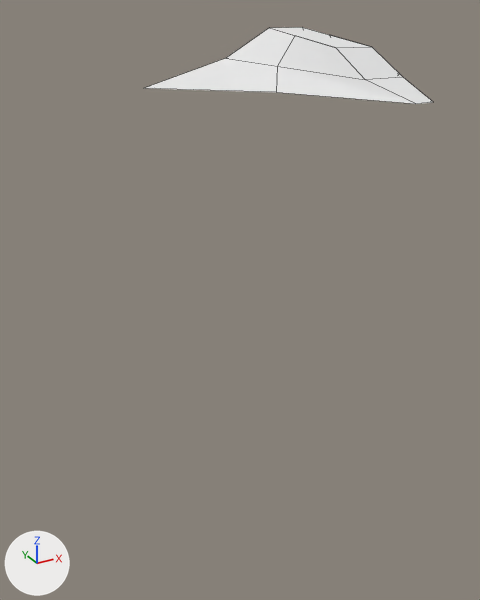
One commit to the OBJ model app/src/main/assets/inimigoc.obj: the scene before it, then after it.
Before and after are seen from a 50 mm lens placed at (-0.251, -0.361, 0.063), pointed at (-0.07, -0.031, -0.102). Arrows for +X, +Y and +Z are at lower left; the lights stay in place. Mesh edges are drawn as thin lines. Where no turn or scale is listed for an object, it has been applied to the vertices. Vertices at the same position are counted once.
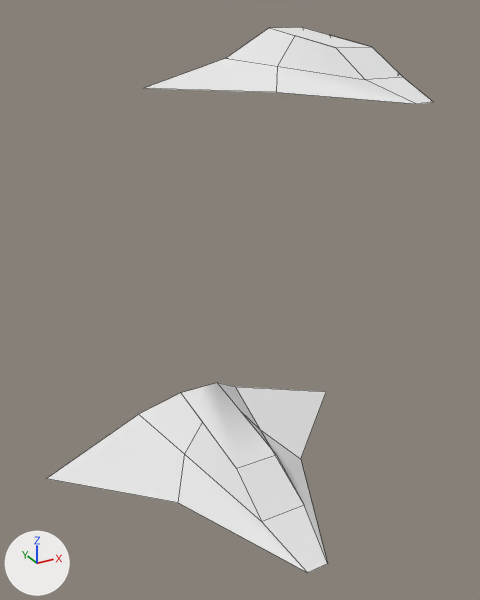
Location of each change, (x1, y1, x2, y2) in pixels of the pictures (480 x 600 px):
'Cube', reshaped (34% wider, 601% taller): before (146, 27, 433, 104); after (47, 27, 433, 573)
part 1 of me_cube, added: after (47, 383, 328, 573)

The change in detail:
me_cube is used by ob_cube; location (0.0, 0.0, 0.0).
me_cube had 18 vertices, 13 faces and spanned x -0.1..0.1, y -0.099..0.051, z 0.019..0.052.
me_cube now has 36 vertices, 24 faces and spans x -0.189..0.1, y -0.129..0.051, z -0.233..0.052.
me_cube part 1: a new loose piece of 18 vertices spanning x -0.189..0.045, y -0.129..0.047, z -0.233..-0.194, in mat_material_001 (white #e7e7e7).
